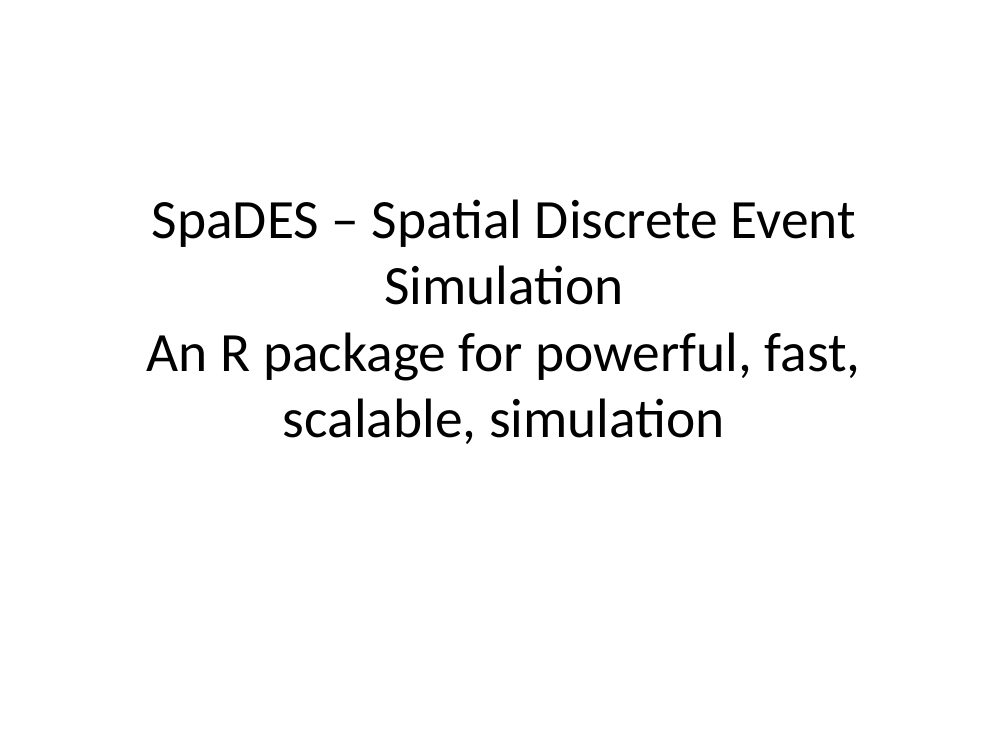
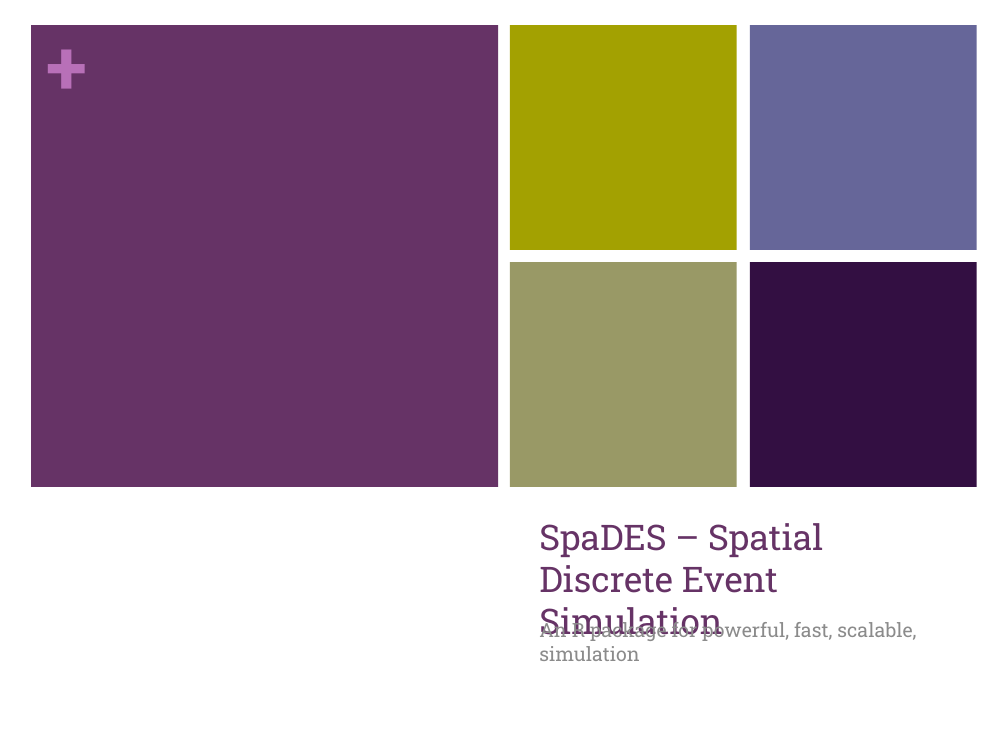
Before and after one commit to PredictiveEcology/SpaDES, a slide deck: slide 1 of development/SpaDES – Spatial Discrete Event Simulation.pptx. Drawn at 1008x756 pixels with LibreOffice and Linux fonts; fonts in the diff are those of the drawing. Boxes give left, top, right and bottom in pixels: in the first picture for what was removed or moved away, otherwise in the second. Text is boxed around its words. In the diff, an @@ line names an element or a change of style, - is before the commit and + after.

```diff
--- a/development/SpaDES – Spatial Discrete Event Simulation.pptx
+++ b/development/SpaDES – Spatial Discrete Event Simulation.pptx
@@ rectangle added at (31, 25, 498, 487), fill #663366 @@
@@ text added at (46, 19, 92, 111), 54 pt, text #B870B8, bold @@
++
@@ rectangle added at (510, 25, 737, 250), fill #A3A101 @@
@@ rectangle added at (750, 25, 977, 250), fill #666699 @@
@@ rectangle added at (510, 262, 737, 487), fill #999966 @@
@@ rectangle added at (750, 262, 977, 487), fill #330F42 @@
@@ title "SpaDES – Spatial Discrete Event ..." at (539, 523, 823, 641): vertical alignment middle to top @@
@@ title at (539, 523, 823, 641): text changed; size 39.6 to 25.2 pt; font Calibri to Roboto Slab; text colour #000000 to #663366 @@
-SpaDES – Spatial Discrete Event Simulation
-An R package for powerful, fast, scalable, simulation
+SpaDES – Spatial Discrete Event Simulation
@@ subtitle added at (539, 619, 916, 661), 14 pt, text #8C8C8C @@
+An R package for powerful, fast, scalable, simulation
```
Also in this commit, not shown: 9 other slides changed, 34 other files.
